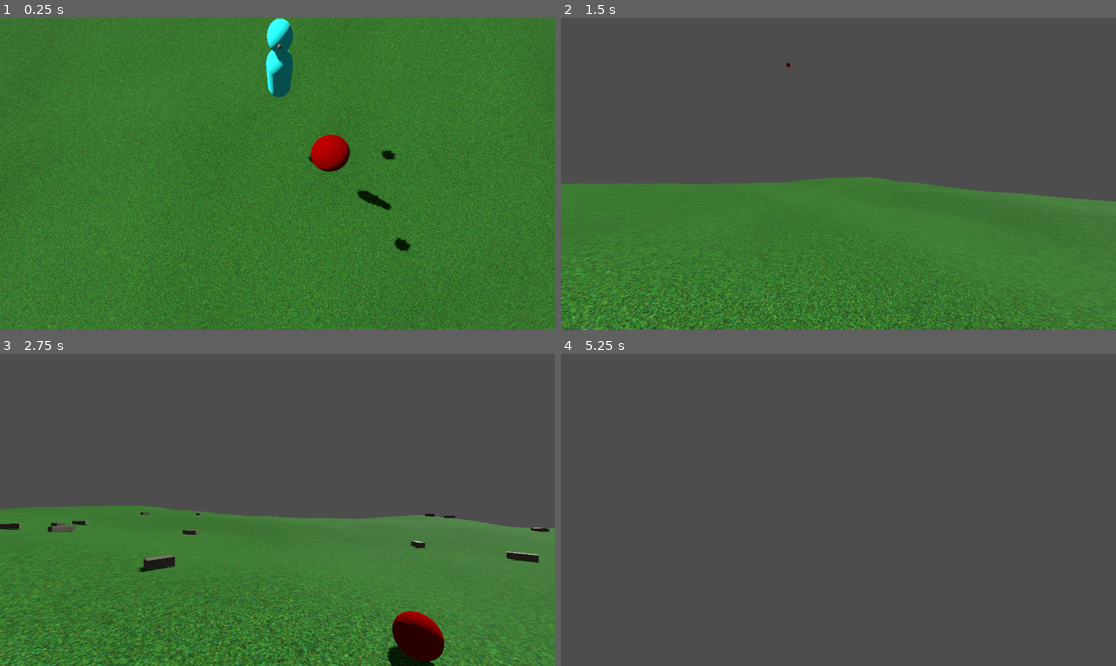
Above: before the commit, frames 1-4 (two rows, left to right).
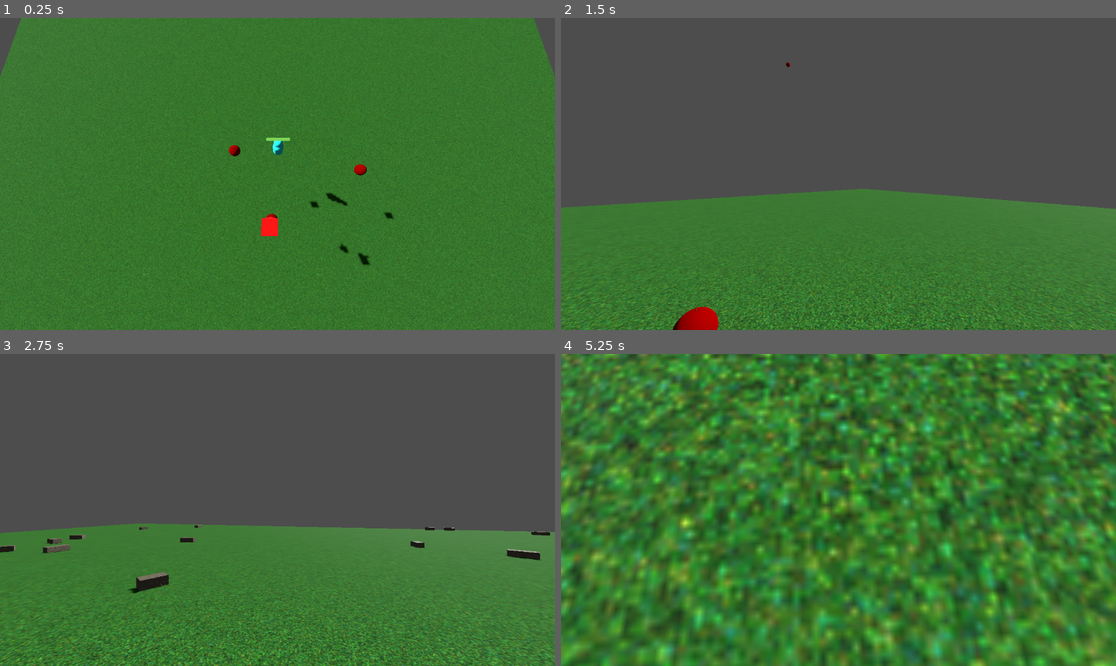
Above: after the commit, the same moments.

Repository: silvagan/numenHand
Game: Godot game, scene res://MainScene.tscn
Two runs of this game, one before a commit and one after it. Both use one fixed random seed, a clock stepped at 60 frames per second and the inputs below.
Inputs (mouse positions are in pixels of both pictures, inside the frame that each line leads up to):
- Up to frame 1 (0.25 s): no input
- Up to frame 2 (1.5 s): tap Enter at 0.5 s; move the mouse to (866, 174) at 0.52 s; hold E (free_camera) 0.53-1.28 s; hold W (move_forward) from 0.53 s (still down); move the mouse to (810, 174) at 1.27 s; tap Q (pov_camera) at 1.35 s
- Up to frame 3 (2.75 s): keep holding W (move_forward); move the mouse to (288, 503) at 2.02 s; hold K (spawn_objects) from 2.03 s (still down)
- Up to frame 4 (5.25 s): keep holding W (move_forward); move the mouse to (832, 516) at 2.77 s; release K (spawn_objects) at 2.78 s; tap E (free_camera) at 2.85 s; move the mouse to (877, 513) at 3.52 s; hold Q (pov_camera) 3.53-4.28 s; tap L (Generate_map) at 4.15 s; move the mouse to (794, 506) at 4.27 s; tap K (spawn_objects) at 4.35 s; move the mouse to (844, 510) at 5.02 s; hold E (free_camera) from 5.03 s (still down)

The runs differ from the first frame. In frame 1, 8.1% of the frame differs, in the area x 0-100%, y 0-100%; in frame 2, 9.2%; in frame 3, 13%; in frame 4, 100%.

Commit message:
test memory implementation

Diff:
--- a/Ball/BallSpawner.gd
+++ b/Ball/BallSpawner.gd
@@ -1,5 +1,6 @@
 extends Node3D
 var ball = preload("res://Ball/Ball.tscn")
+
 
 var location = Vector3()
 func spawn_ball():
--- a/Character/ActionObject.gd
+++ b/Character/ActionObject.gd
@@ -4,8 +4,8 @@
 		var col = get_collider(c)
 		if (col.is_in_group("food")):
 			col.queue_free()
-			if (get_parent().memory.has(col.global_position)):
-				get_parent().memory.erase(col.global_position)
+			#if (get_parent().memory.has(col.global_position)):
+				#get_parent().memory.erase(col.global_position)
 			if (get_parent().hunger < 50):
 				get_parent().hunger += 50
 			else:
--- a/Character/CharacterMain.gd
+++ b/Character/CharacterMain.gd
@@ -1,6 +1,7 @@
 extends CharacterBody3D
 
 @onready var nav_agent = $Navigation
+@onready var debug_arrow = preload("res://Debug_arrow.tscn")
 
 var movement_speed = 5.0
 var destination = Vector3(0,0,0)
@@ -12,12 +13,14 @@
 var head_movement_speed = 0.5
 var bonus = 1
 var memory = []
+var memory2 = []
 var objective = "idle"
 var right = false
 
 @onready var bar = $HealthBar3D
 
 func _ready():
+
 	#update_target_location(get_random_near_location())
 	#has_target = true
 	pass
@@ -36,7 +39,16 @@
 		"idle":
 			pass
 		"find food":
-			if(navigating):
+			if (memory2.size() > 0):
+				var debug = debug_arrow.instantiate()
+				debug.position = memory2[0].position
+				$"..".add_child(debug)
+				print("going to memory",memory2[0].position)
+				go_to(memory2[0].position,"destination")
+				if(!is_instance_valid(memory2[0])):
+					memory2.clear()
+
+			elif(navigating):
 				go_to(destination, "destination")
 			else:
 				var visible_ob = $Head/VisionCones.get_overlapping_bodies()
@@ -64,13 +76,37 @@
 			pass
 		"explore":
 			var visible_ob = $Head/VisionCones.get_overlapping_bodies()
-			#if(contains_food(visible_ob)):
-				#memory.append(get_food_closest(visible_ob))
+			#finds food and checks it with memory to replace it ir not
+			########################################################################
+			if(contains_food(visible_ob)):
+				var food_in_vision = get_food_closest_obj(visible_ob)
+				if(memory2.size() > 0 and is_instance_valid(memory2[0])):
+					var memory2_food = diff(memory2[0])
+					var seen_food = diff(food_in_vision)
+					if (memory2_food > seen_food and memory2[0] != food_in_vision):
+						memory2.clear()
+						memory2.append(food_in_vision)
+						print("swaped memory item", food_in_vision.position)
+						var debug = debug_arrow.instantiate()
+						debug.position.x = food_in_vision.position.x
+						debug.position.z = food_in_vision.position.z
+						debug.position.y = food_in_vision.position.y
+						$"..".add_child(debug)
+				else:
+					memory2.clear()
+					memory2.append(food_in_vision)
+					print("added new to memory", memory2[0].position)
+					var debug = debug_arrow.instantiate()
+					debug.position.x = food_in_vision.position.x
+					debug.position.z = food_in_vision.position.z
+					debug.position.y = food_in_vision.position.y
+					$"..".add_child(debug)
+			########################################################################
 			if(destination != Vector3(0,0,0)):
 				go_to(destination, "default")
 			else:
 				destination = get_random_location(5, 50)
-				print(get_point_on_map(destination, 1).distance_to(destination))
+				#print(get_point_on_map(destination, 1).distance_to(destination))
 				if(get_point_on_map(destination, 1).distance_to(destination) < 10):
 					syncing_head_body = true
 					bonus = 5
@@ -86,7 +122,7 @@
 				go_to(destination, "default")
 			else:
 				destination = get_random_location(5, 10)
-				print(get_point_on_map(destination, 1).distance_to(destination))
+				#print(get_point_on_map(destination, 1).distance_to(destination))
 				if(get_point_on_map(destination, 1).distance_to(destination) < 10):
 					syncing_head_body = true
 					bonus = 5
@@ -194,7 +230,19 @@
 			var c2 = diff(m.global_position)
 			if (c1 < c2):
 				m = c
+
 	return m.global_position
+
+func get_food_closest_obj(all):
+	var m = get_first_food(all)
+	for c in all:
+		if (c.is_in_group("food") && is_visible_from_view(c.global_transform.origin)):
+			var c1 = diff(c.global_position)
+			var c2 = diff(m.global_position)
+			if (c1 < c2):
+				m = c
+
+	return m
 
 func get_food_closest_memory():
 	var m = memory[0]
@@ -207,12 +255,21 @@
 	return m
 
 func diff(ob):
+	var x2
+	var y2
+	var z2
+	if(ob is Vector3):
+		x2 = ob.x
+		y2 = ob.y
+		z2 = ob.z
+	else :
+		x2 = ob.position.x
+		y2 = ob.position.y
+		z2 = ob.position.z
+
 	var x1 = self.global_position.x
 	var y1 = self.global_position.y
 	var z1 = self.global_position.z
-	var x2 = ob.x
-	var y2 = ob.y
-	var z2 = ob.z
 	var s = sqrt(pow(x2 - x1, 2)+pow(y2 - y1, 2)+pow(z2 - z1, 2))
 	return s
 
@@ -278,7 +335,7 @@
 	var angle = int(abs($Head.rotation_degrees.y-$Body.rotation_degrees.y)) % 360
 	############################################################ 90 -> 60
 	if(angle > 60 && right == false):
-		print(angle)
+		#print(angle)
 		head_movement_speed *= -1
 		right = true
 	############################################################ 90 -> 60
@@ -292,7 +349,7 @@
 func turn_head_left():
 
 	var diff = abs($Head.rotation_degrees.y - $Body.rotation_degrees.y)
-	print($Head.rotation_degrees.y, " - ", $Body.rotation_degrees.y)
+	#print($Head.rotation_degrees.y, " - ", $Body.rotation_degrees.y)
 
 	if (diff > 180):
 		if (abs($Head.rotation_degrees.y) > abs($Body.rotation_degrees.y)):
@@ -306,7 +363,7 @@
 			else:
 				$Body.rotation_degrees.y += 360
 
-	print($Head.rotation_degrees.y, " - ", $Body.rotation_degrees.y)
+	#print($Head.rotation_degrees.y, " - ", $Body.rotation_degrees.y)
 
 	if ($Head.rotation_degrees.y > $Body.rotation_degrees.y):
 		return false
@@ -332,13 +389,13 @@
 	var turn_left = turn_head_left()
 	if (round($Head.rotation_degrees.y) != round($Body.rotation_degrees.y)):
 		if turn_left == true:
-			print("turn left")
+			#print("turn left")
 			$Head.rotation_degrees.y += 0.8 * bonus
 			if($Head.rotation_degrees.y > $Body.rotation_degrees.y):
 				$Head.rotation_degrees.y = $Body.rotation_degrees.y
 			#head_movement_speed = 0.5
 		elif turn_left == false:
-			print("turn right")
+			#print("turn right")
 			$Head.rotation_degrees.y += -0.8 * bonus
 			if($Head.rotation_degrees.y < $Body.rotation_degrees.y):
 				$Head.rotation_degrees.y = $Body.rotation_degrees.y
@@ -347,7 +404,7 @@
 			pass
 			############################################################-45 -> -25
 	elif (round($Head.rotation_degrees.x) == -25):
-		print("=====================================================================================")
+		#print("=====================================================================================")
 		syncing_head_body = false
 
 func rotate_head_vertical(angle):
--- /dev/null
+++ b/Debug_arrow.tscn
@@ -0,0 +1,13 @@
+[gd_scene load_steps=3 format=3 uid="uid://bb5m4bet72ed4"]
+
+[sub_resource type="StandardMaterial3D" id="StandardMaterial3D_s1dpx"]
+albedo_color = Color(1, 0, 0, 1)
+
+[sub_resource type="PrismMesh" id="PrismMesh_l5vx8"]
+material = SubResource("StandardMaterial3D_s1dpx")
+
+[node name="StaticBody3D" type="StaticBody3D"]
+
+[node name="MeshInstance3D" type="MeshInstance3D" parent="."]
+transform = Transform3D(1, 0, 0, 0, -1, 8.74228e-08, 0, -8.74228e-08, -1, 0, 2.39915, 0)
+mesh = SubResource("PrismMesh_l5vx8")
--- a/MainScene.gd
+++ b/MainScene.gd
@@ -1,16 +1,12 @@
 extends Node3D
 #@export var terra: terrain
-@onready var terra = $NavigationRegion/Terrain
-var a = 1
+
 func _ready():
 	#terra.generating_mesh(a)
 	#$NavigationRegion.bake_navigation_mesh()
 	pass
 func _process(delta):
-	#if Input.is_action_pressed("num 6"):
-		#terra.generating_mesh(a)
-	#if Input.is_action_pressed("num 7"):
-		#$NavigationRegion.bake_navigation_mesh()
+
 	pass
 #to avoid new terrain generation cliping through and falling
 func _input(event):
--- a/MainScene.tscn
+++ b/MainScene.tscn
@@ -33,7 +33,7 @@
 [node name="NavigationRegion3D" parent="." instance=ExtResource("8_8mkv1")]
 size = 100
 subdivide = 60
-amplitude = 10
+amplitude = 0
 noise = SubResource("FastNoiseLite_uorvg")
 rock_noise = SubResource("FastNoiseLite_xgy38")
 
@@ -44,18 +44,18 @@
 [node name="CharacterMain" parent="." instance=ExtResource("5_64jpk")]
 transform = Transform3D(0.993427, 0, 0.114469, 0, 1, 0, -0.114469, 0, 0.993427, -0.08815, 9.84542, 0.0101569)
 
-[node name="Ball" parent="." instance=ExtResource("6_qhxmi")]
-transform = Transform3D(1, 0, 0, 0, 1, 0, 0, 0, 1, -1.4698, 11.3201, -3.70822)
-
-[node name="Ball2" parent="." instance=ExtResource("6_qhxmi")]
-transform = Transform3D(1, 0, 0, 0, 1, 0, 0, 0, 1, -1.4698, 10.9538, 4.85335)
-
-[node name="Ball3" parent="." instance=ExtResource("6_qhxmi")]
-transform = Transform3D(1, 0, 0, 0, 1, 0, 0, 0, 1, 7.00448, 12.0256, 4.85335)
-
 [node name="Spawner" parent="." instance=ExtResource("6_p2lvb")]
 
 [node name="Camera3D" parent="." instance=ExtResource("5_mcpj8")]
-transform = Transform3D(-1, 7.7118e-08, -4.11772e-08, 0, 0.471012, 0.882127, 8.74228e-08, 0.882127, -0.471012, -0.0428782, 15.0133, -4.9689)
+transform = Transform3D(-1, 7.7118e-08, -4.11772e-08, -3.82454e-08, 0.0376379, 0.999291, 7.86132e-08, 0.999291, -0.0376379, -0.0428782, 23.7761, -4.9689)
+
+[node name="Ball" parent="." instance=ExtResource("6_qhxmi")]
+transform = Transform3D(1, 0, 0, 0, 1, 0, 0, 0, 1, 3.8562, 10.9132, -0.55333)
+
+[node name="Ball2" parent="." instance=ExtResource("6_qhxmi")]
+transform = Transform3D(1, 0, 0, 0, 1, 0, 0, 0, 1, 0.420296, 11.4642, -6.58329)
+
+[node name="Ball3" parent="." instance=ExtResource("6_qhxmi")]
+transform = Transform3D(1, 0, 0, 0, 1, 0, 0, 0, 1, -7.47762, 10.7826, -2.27728)
 
 [connection signal="timeout" from="FoodSpawnTimer" to="Spawner" method="_on_food_spawn_timer_timeout"]
--- a/Procedural Generation/Nav_mesh_generation.gd
+++ b/Procedural Generation/Nav_mesh_generation.gd
@@ -84,5 +84,4 @@
 	$MeshInstance3D.mesh = surface_tool.commit()
 	$StaticBody3D/CollisionShape3D.shape = array_mesh.create_trimesh_shape()
 
-	$".".add_child($MeshInstance3D)
 	$".".bake_navigation_mesh()
